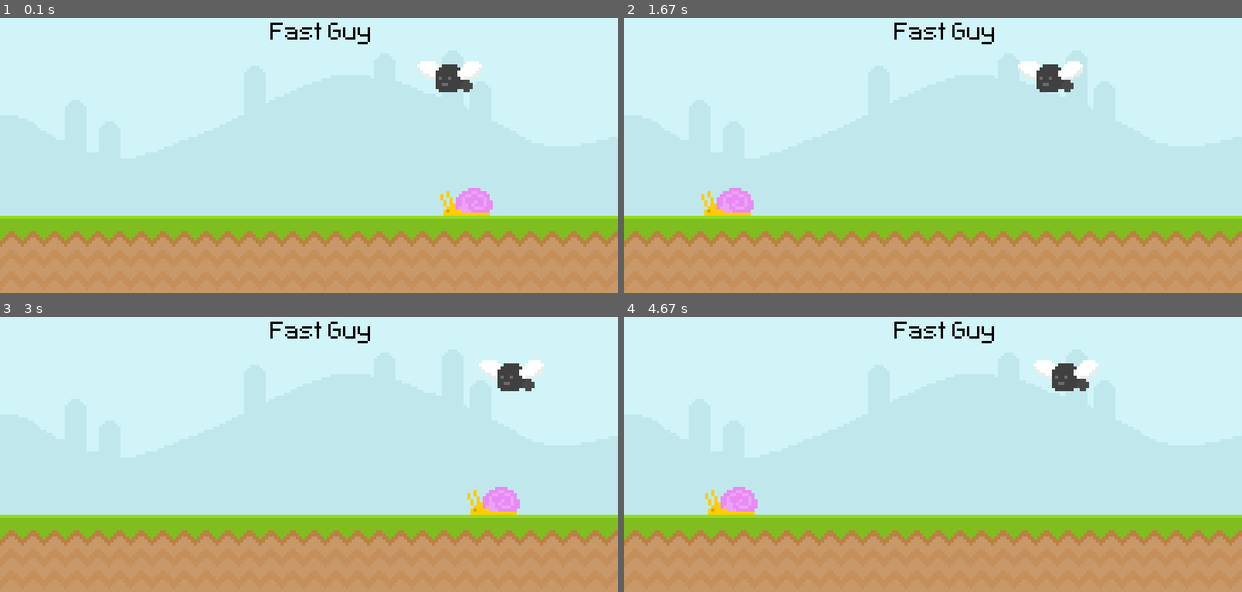
Above: before the commit, frames 1-4 (two rows, left to right).
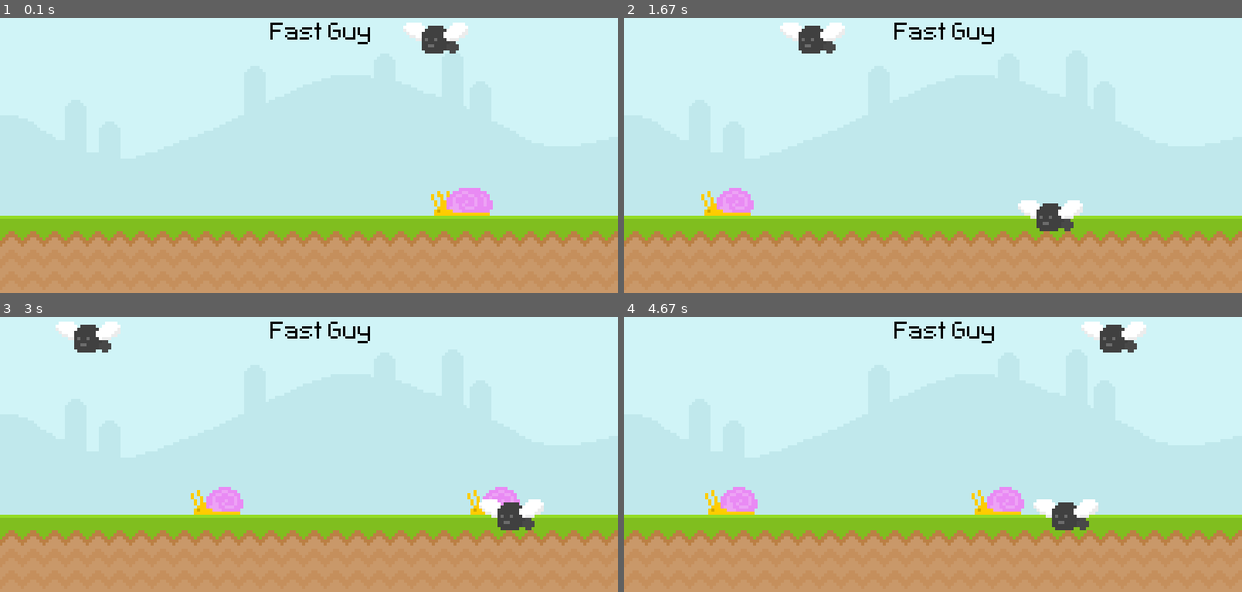
Above: after the commit, the same moments.

Repository: laraanastasia/friendly-orbit
Game: pygame game, started from game.py
The game is run twice, just before and just after one commit, with the same random seed, the same clock (stepped at 60 frames per second) and the same inputs.
Inputs:
- Up to frame 1 (0.1 s): no input
- Up to frame 2 (1.67 s): no input
- Up to frame 3 (3 s): no input
- Up to frame 4 (4.67 s): no input

The runs differ from the first frame. In frame 1, 2.0% of the frame differs, in the area x 65-79%, y 1-72%; in frame 2, 2.4%; in frame 3, 3.0%, in the area x 9-88%, y 1-78%; in frame 4, 3.0%.

Commit message:
trying to make fly move up and down

Diff:
--- a/game.py
+++ b/game.py
@@ -21,9 +21,14 @@
 text_surface = font.render('Fast Guy',False,'Black')
 enemy1_surface = pygame.image.load('graphics/enemy1/snail1.png').convert_alpha() # _alpha to ignore the alpha part of the image
 enemy2_surface = pygame.image.load('graphics/enemy2/Fly1.png').convert_alpha()
+enemy3_surface = pygame.image.load('graphics/enemy2/Fly1.png').convert_alpha()
+enemy4_surface = pygame.image.load('graphics/enemy1/snail1.png').convert_alpha()
 #variable for position of enemy one to be able to animate movement
 enemy1_var_pos =600
 enemy2_var_pos = 600
+enemy3_var_pos = 600
+enemy4_var_pos = 600
+enemy2_var_hight = 600
 #run code infinitive to make gaming possible
 while True:
     # never run code without this-you wont be able to close it on its own
@@ -41,11 +46,21 @@
     #move enemy1 location -5 with each interval
     enemy1_var_pos -= 5
     enemy2_var_pos -= 10
+    enemy3_var_pos -= 13
+    enemy4_var_pos -= 7
+    enemy2_var_hight -= 10
     # if statement to make sure snail comes back
     if enemy1_var_pos < -100 : enemy1_var_pos = 800
     screen.blit(enemy1_surface,(enemy1_var_pos,264))
     if enemy2_var_pos < -100 : enemy2_var_pos = 800
-    screen.blit(enemy2_surface,(enemy2_var_pos,100))
+    if enemy2_var_hight < 20 : enemy2_var_hight = 300
+    screen.blit(enemy2_surface,(enemy2_var_pos,enemy2_var_hight))
+    if enemy3_var_pos < -100 : enemy3_var_pos = 800
+    screen.blit(enemy3_surface,(enemy3_var_pos,50))
+    if enemy4_var_pos < -100 : enemy4_var_pos = 800
+    if enemy2_var_hight < 264 : enemy2_var_hight = 300
+    screen.blit(enemy4_surface,(enemy4_var_pos,264))
+
     pygame.display.update()
     #use clock.tick to set frame rate to make sure game runs consistant
     clock.tick(60)
